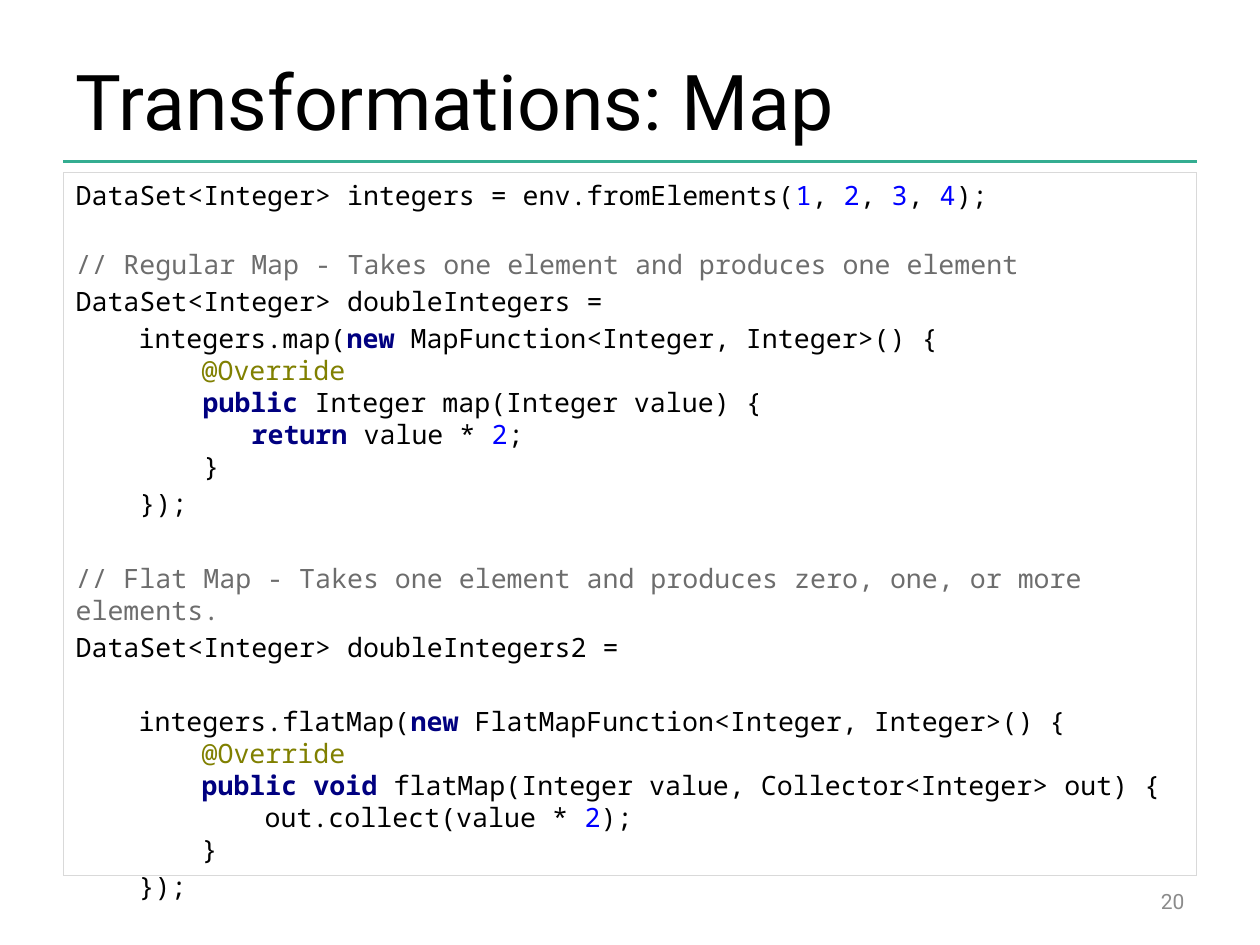
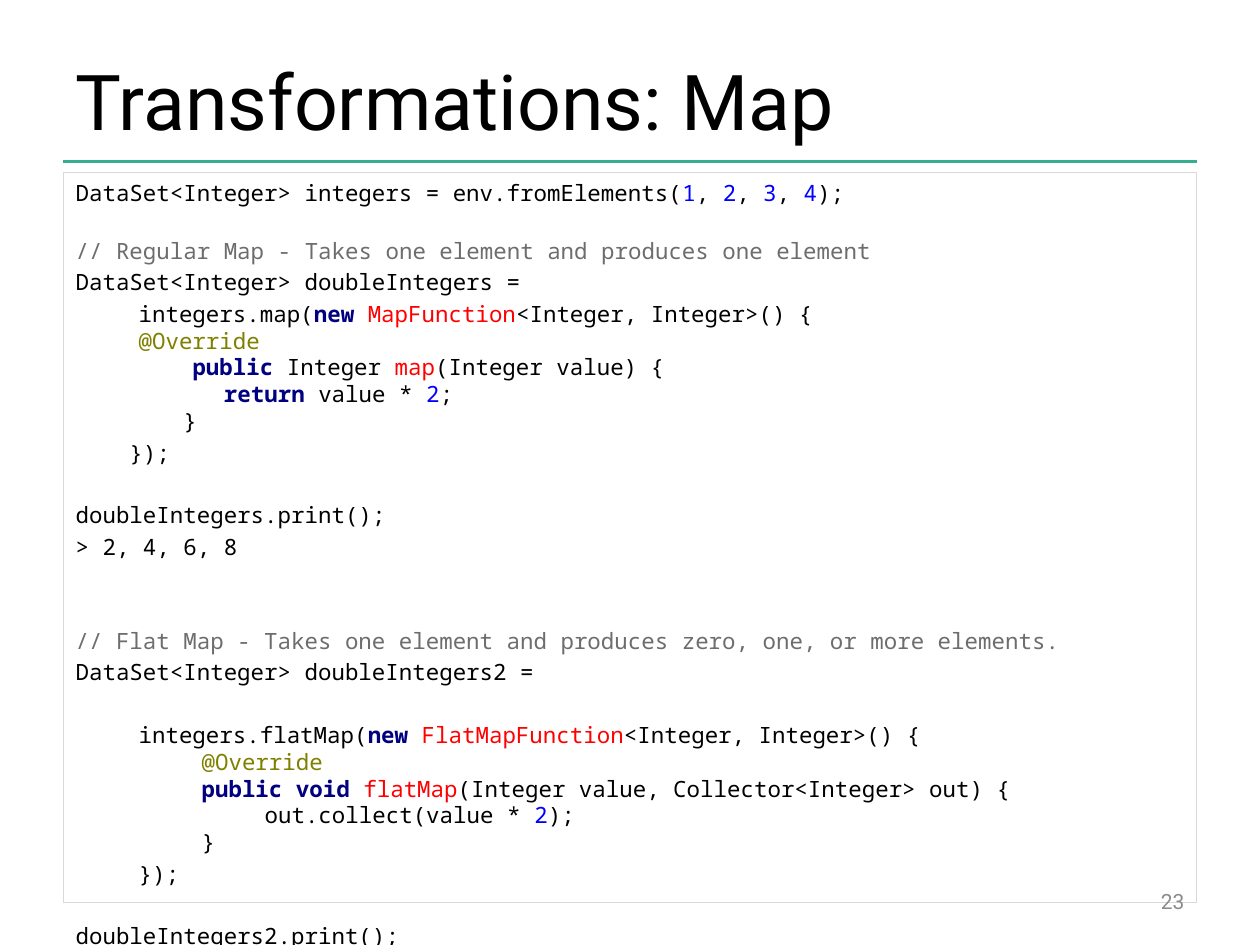
Before and after one commit to dataArtisans/flink-training-web, a slide deck: slide 23 of slides/flink_batch_basics.pptx (slide 20 before the commit). Drawn at 1260x945 pixels with LibreOffice and Linux fonts; fonts in the diff are those of the drawing; background and template pictures are left out. Boxes give left, top, right and bottom in pixels: in the first picture for what was removed or moved away, otherwise in the second. Text is boxed around its words. In the diff, an @@ line names an element or a change of style, - is before the commit and + after.

```diff
--- a/slides/flink_batch_basics.pptx
+++ b/slides/flink_batch_basics.pptx
@@ text at bbox=[63, 173, 1197, 902]: paragraphs added @@
+doubleIntegers2.print();
+> 2, 4, 6, 8
@@ text "DataSet<Integer> integers = env.fromElements(1, 2, ...": place and size @@
-text "DataSet<Integer> integers = env.fromElements(1, 2, ..." at bbox=[63, 173, 1197, 876]
+text "DataSet<Integer> integers = env.fromElements(1, 2, ..." at bbox=[63, 173, 1197, 902]
@@ text at bbox=[76, 184, 1059, 827]: size 15.2 to 12.8 pt in "DataSet<Integer> integers = env.fromElements(1, 2, 3, 4);", "// Regular Map - Takes one element ...", "DataSet<Integer> doubleIntegers =", "integers.map(new MapFunction<Integer, Integer>() { @Override ..." and 5 more places; text colour #000000 to #FF0000 in "MapFunction<Integer, map(Integer", "FlatMapFunction<Integer, flatMap(Integer" @@
@@ text at bbox=[76, 506, 386, 558]: paragraphs added @@
+doubleIntegers.print();
+> 2, 4, 6, 8
@@ page number at bbox=[1161, 894, 1185, 909]: text changed @@
-20
+23
```
Also in this commit, not shown: 12 other slides changed, 8 slides added, 5 slides removed.
